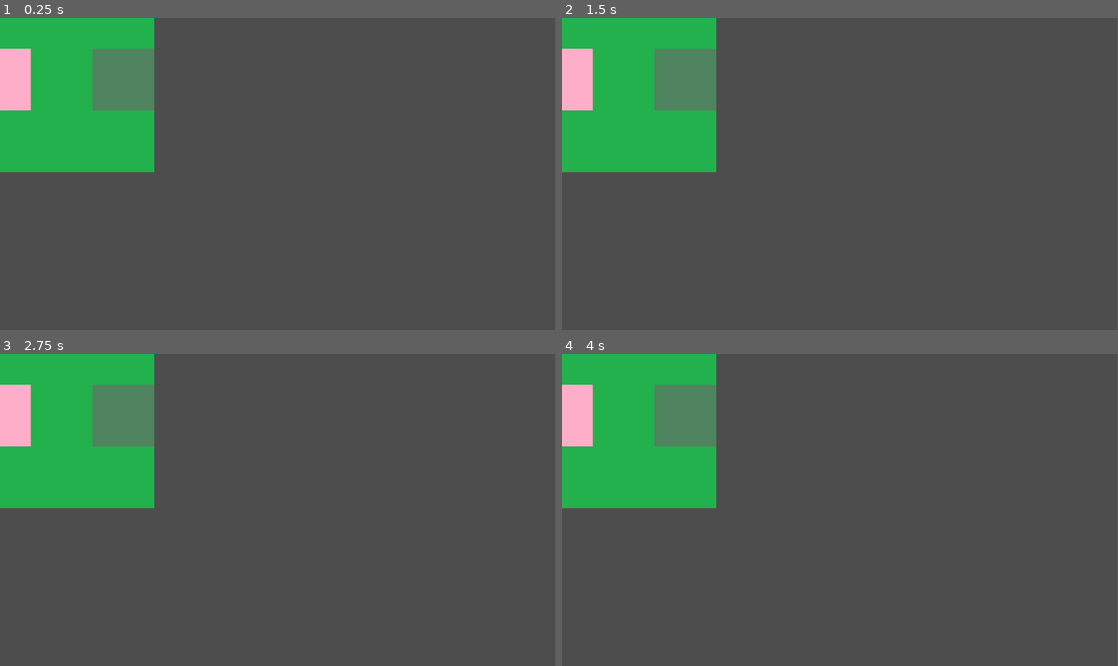
Above: before the commit, frames 1-4 (two rows, left to right).
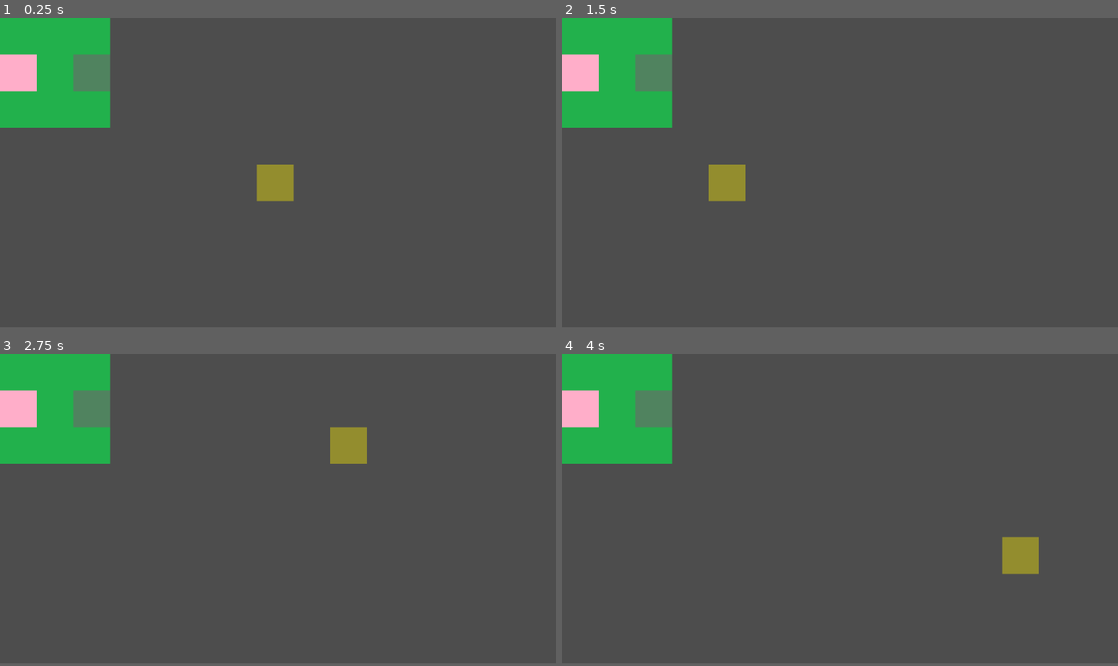
Above: after the commit, the same moments.

Repository: PlatinumSkink/Infantry-Wars-V1
Game: Godot game, scene res://scenes/generated_map.tscn
The game is run twice, just before and just after one commit, with the same random seed, the same clock (stepped at 60 frames per second) and the same inputs.
Inputs (mouse positions are in pixels of both pictures, inside the frame that each line leads up to):
- Up to frame 1 (0.25 s): no input
- Up to frame 2 (1.5 s): tap Enter at 0.5 s; move the mouse to (962, 158) at 0.52 s; press the mouse at (962, 158) at 0.53 s; tap Space at 1.25 s; move the mouse to (728, 189) at 1.27 s; release the mouse at (728, 189) at 1.28 s; click (728, 189) at 1.35 s
- Up to frame 3 (2.75 s): tap Enter at 2 s; move the mouse to (333, 441) at 2.02 s; press the mouse at (333, 441) at 2.03 s
- Up to frame 4 (4 s): tap Space at 2.75 s; move the mouse to (812, 572) at 2.77 s; release the mouse at (812, 572) at 2.78 s; click (812, 572) at 2.85 s; tap Enter at 3.5 s; move the mouse to (1006, 556) at 3.52 s; press the mouse at (1006, 556) at 3.53 s
In our replay, the window is 799x449 before the commit and 800x445 after it. These sizes can differ from the game's own. Grey fills any space a smaller window leaves; there, only what the larger window draws over its background counts as a difference.

The runs differ from the first frame. In frame 1, 8.8% of the frame differs, in the area x 0-53%, y 0-59%; in frame 2, 8.8%; in frame 3, 8.8%; in frame 4, 8.8%.

Commit message:
Generated map polishing

Diff:
--- a/project.godot
+++ b/project.godot
@@ -19,11 +19,22 @@
 
 Globals="*uid://c4x4vfsq07r6l"
 
+[display]
+
+window/size/viewport_width=1940
+window/size/viewport_height=1080
+window/stretch/mode="viewport"
+
 [input]
 
 click={
 "deadzone": 0.2,
 "events": [Object(InputEventMouseButton,"resource_local_to_scene":false,"resource_name":"","device":-1,"window_id":0,"a …(253 unchanged characters)…
+]
+}
+escape={
+"deadzone": 0.2,
+"events": [Object(InputEventKey,"resource_local_to_scene":false,"resource_name":"","device":-1,"window_id":0,"alt_pressed":false,"shift_pressed":false,"ctrl_pressed":false,"meta_pressed":false,"pressed":false,"keycode":0,"physical_keycode":4194305,"key_label":0,"unicode":0,"location":0,"echo":false,"script":null)
 ]
 }
 
--- a/scenes/generated_map.tscn
+++ b/scenes/generated_map.tscn
@@ -1,6 +1,13 @@
 [gd_scene format=3 uid="uid://bedpgwfvmyevf"]
 
 [ext_resource type="Script" uid="uid://vpes2426bhp6" path="res://scripts/generated_map.gd" id="1_h5ye1"]
+[ext_resource type="Texture2D" uid="uid://7ojey8136xtn" path="res://assets/PaintTerrain/Sand.png" id="2_l1oju"]
 
 [node name="GeneratedMap" type="Node2D" unique_id=1884705217]
 script = ExtResource("1_h5ye1")
+
+[node name="Zone" type="Sprite2D" parent="." unique_id=242972540]
+modulate = Color(1, 1, 1, 0.39215687)
+z_index = 1
+texture = ExtResource("2_l1oju")
+centered = false
--- a/scenes/terrain/forest.tscn
+++ b/scenes/terrain/forest.tscn
@@ -9,13 +9,13 @@
 hiding_defense = 3
 burnable = true
 fire_spread_chance = 20
-movement_cost = Dictionary[int, float]({
+movement_cost = Dictionary[Variant, float]({
 0: 1.5,
 1: 99.0,
 2: 3.0,
 3: 1.0
 })
-leave_cost = Dictionary[int, float]({
+leave_cost = Dictionary[Variant, float]({
 0: 1.5,
 2: 3.0
 })
@@ -23,3 +23,4 @@
 
 [node name="Sprite2D" type="Sprite2D" parent="." unique_id=332614463]
 texture = ExtResource("2_cmrm6")
+centered = false
--- a/scenes/terrain/grass.tscn
+++ b/scenes/terrain/grass.tscn
@@ -5,10 +5,11 @@
 
 [node name="Grass" type="Node2D" unique_id=39435083]
 script = ExtResource("1_c7w34")
+terrain_type = 1
 hiding_defense = 1
 burnable = true
 fire_spread_chance = 30
-movement_cost = Dictionary[int, float]({
+movement_cost = Dictionary[Variant, float]({
 0: 1.0,
 1: 1.5,
 2: 1.0,
@@ -18,3 +19,4 @@
 
 [node name="Sprite2D" type="Sprite2D" parent="." unique_id=332614463]
 texture = ExtResource("2_stx5y")
+centered = false
--- a/scenes/terrain/indoors.tscn
+++ b/scenes/terrain/indoors.tscn
@@ -5,12 +5,13 @@
 
 [node name="Indoors" type="Node2D" unique_id=39435083]
 script = ExtResource("1_630qq")
+terrain_type = 2
 defense = 2
 hiding_defense = 3
 burnable = true
 zero_defense_if_in_same_terrain = true
 fire_spread_chance = 10
-movement_cost = Dictionary[int, float]({
+movement_cost = Dictionary[Variant, float]({
 0: 1.0,
 1: 99.0,
 2: 99.0,
@@ -20,3 +21,4 @@
 
 [node name="Sprite2D" type="Sprite2D" parent="." unique_id=332614463]
 texture = ExtResource("2_630qq")
+centered = false
--- a/scenes/terrain/mud.tscn
+++ b/scenes/terrain/mud.tscn
@@ -5,13 +5,14 @@
 
 [node name="Mud" type="Node2D" unique_id=39435083]
 script = ExtResource("1_4qur5")
-movement_cost = Dictionary[int, float]({
+terrain_type = 3
+movement_cost = Dictionary[Variant, float]({
 0: 2.0,
 1: 4.0,
 2: 1.0,
 3: 1.0
 })
-leave_cost = Dictionary[int, float]({
+leave_cost = Dictionary[Variant, float]({
 0: 2.0,
 1: 4.0
 })
@@ -19,3 +20,4 @@
 
 [node name="Sprite2D" type="Sprite2D" parent="." unique_id=332614463]
 texture = ExtResource("2_4qur5")
+centered = false
--- a/scenes/terrain/road.tscn
+++ b/scenes/terrain/road.tscn
@@ -5,7 +5,8 @@
 
 [node name="Road" type="Node2D" unique_id=39435083]
 script = ExtResource("1_8y7ub")
-movement_cost = Dictionary[int, float]({
+terrain_type = 4
+movement_cost = Dictionary[Variant, float]({
 0: 1.0,
 1: 1.0,
 2: 1.0,
@@ -15,3 +16,4 @@
 
 [node name="Sprite2D" type="Sprite2D" parent="." unique_id=332614463]
 texture = ExtResource("2_8y7ub")
+centered = false
--- a/scenes/terrain/rock.tscn
+++ b/scenes/terrain/rock.tscn
@@ -5,7 +5,8 @@
 
 [node name="Rock" type="Node2D" unique_id=39435083]
 script = ExtResource("1_4f4bo")
-movement_cost = Dictionary[int, float]({
+terrain_type = 5
+movement_cost = Dictionary[Variant, float]({
 0: 99.0,
 1: 99.0,
 2: 99.0,
@@ -15,3 +16,4 @@
 
 [node name="Sprite2D" type="Sprite2D" parent="." unique_id=332614463]
 texture = ExtResource("2_4f4bo")
+centered = false
--- a/scenes/terrain/ruins.tscn
+++ b/scenes/terrain/ruins.tscn
@@ -5,7 +5,8 @@
 
 [node name="Ruins" type="Node2D" unique_id=39435083]
 script = ExtResource("1_d21gt")
-movement_cost = Dictionary[int, float]({
+terrain_type = 6
+movement_cost = Dictionary[Variant, float]({
 0: 99.0,
 1: 99.0,
 2: 99.0,
@@ -15,3 +16,4 @@
 
 [node name="Sprite2D" type="Sprite2D" parent="." unique_id=332614463]
 texture = ExtResource("2_d21gt")
+centered = false
--- a/scenes/terrain/sand.tscn
+++ b/scenes/terrain/sand.tscn
@@ -5,14 +5,15 @@
 
 [node name="Sand" type="Node2D" unique_id=39435083]
 script = ExtResource("1_g2ogw")
+terrain_type = 7
 hiding_defense = 1
-movement_cost = Dictionary[int, float]({
+movement_cost = Dictionary[Variant, float]({
 0: 1.0,
 1: 3.0,
 2: 1.5,
 3: 1.0
 })
-leave_cost = Dictionary[int, float]({
+leave_cost = Dictionary[Variant, float]({
 1: 3.0,
 2: 1.5
 })
@@ -20,3 +21,4 @@
 
 [node name="Sprite2D" type="Sprite2D" parent="." unique_id=332614463]
 texture = ExtResource("2_g2ogw")
+centered = false
--- a/scenes/terrain/tall_grass.tscn
+++ b/scenes/terrain/tall_grass.tscn
@@ -5,11 +5,12 @@
 
 [node name="TallGrass" type="Node2D" unique_id=39435083]
 script = ExtResource("1_6m6jd")
+terrain_type = 8
 defense = 1
 hiding_defense = 2
 burnable = true
 fire_spread_chance = 30
-movement_cost = Dictionary[int, float]({
+movement_cost = Dictionary[Variant, float]({
 0: 1.5,
 1: 2.0,
 2: 1.0,
@@ -19,3 +20,4 @@
 
 [node name="Sprite2D" type="Sprite2D" parent="." unique_id=332614463]
 texture = ExtResource("2_6m6jd")
+centered = false
--- a/scenes/terrain/thicket.tscn
+++ b/scenes/terrain/thicket.tscn
@@ -5,9 +5,10 @@
 
 [node name="Thicket" type="Node2D" unique_id=39435083]
 script = ExtResource("1_hhjft")
+terrain_type = 9
 burnable = true
 fire_spread_chance = 20
-movement_cost = Dictionary[int, float]({
+movement_cost = Dictionary[Variant, float]({
 0: 99.0,
 1: 99.0,
 2: 99.0,
@@ -17,3 +18,4 @@
 
 [node name="Sprite2D" type="Sprite2D" parent="." unique_id=332614463]
 texture = ExtResource("2_hhjft")
+centered = false
--- a/scenes/terrain/trench.tscn
+++ b/scenes/terrain/trench.tscn
@@ -5,16 +5,17 @@
 
 [node name="Trench" type="Node2D" unique_id=39435083]
 script = ExtResource("1_536tb")
+terrain_type = 10
 defense = 4
 hiding_defense = 4
 zero_defense_if_in_same_terrain = true
-movement_cost = Dictionary[int, float]({
+movement_cost = Dictionary[Variant, float]({
 0: 1.0,
 1: 1.0,
 2: 1.0,
 3: 1.0
 })
-leave_cost = Dictionary[int, float]({
+leave_cost = Dictionary[Variant, float]({
 0: 2.0,
 1: 99.0,
 2: 5.0
@@ -23,3 +24,4 @@
 
 [node name="Sprite2D" type="Sprite2D" parent="." unique_id=332614463]
 texture = ExtResource("2_536tb")
+centered = false
--- a/scenes/terrain/wasteland.tscn
+++ b/scenes/terrain/wasteland.tscn
@@ -5,8 +5,9 @@
 
 [node name="Wasteland" type="Node2D" unique_id=39435083]
 script = ExtResource("1_iw2v3")
+terrain_type = 11
 hiding_defense = 1
-movement_cost = Dictionary[int, float]({
+movement_cost = Dictionary[Variant, float]({
 0: 1.0,
 1: 1.5,
 2: 1.0,
@@ -16,3 +17,4 @@
 
 [node name="Sprite2D" type="Sprite2D" parent="." unique_id=332614463]
 texture = ExtResource("2_iw2v3")
+centered = false
--- a/scenes/terrain/water.tscn
+++ b/scenes/terrain/water.tscn
@@ -5,10 +5,11 @@
 
 [node name="Water" type="Node2D" unique_id=39435083]
 script = ExtResource("1_m067l")
+terrain_type = 12
 defense = 1
 hiding_defense = 1
 disbles_attacking = true
-movement_cost = Dictionary[int, float]({
+movement_cost = Dictionary[Variant, float]({
 0: 2.0,
 1: 99.0,
 2: 99.0,
@@ -18,3 +19,4 @@
 
 [node name="Sprite2D" type="Sprite2D" parent="." unique_id=332614463]
 texture = ExtResource("2_m067l")
+centered = false
--- a/scripts/generated_map.gd
+++ b/scripts/generated_map.gd
@@ -35,22 +35,60 @@
 	[2, 1, 0],
 	[1, 1, 1],
 ]
+var map_width: int = 0
+var map_height: int = 0
+var tile_map = []
 
 var pixels: int = 128
-var plus: int = 200
+
+@onready var zone: Sprite2D = $Zone
 
 func _ready() -> void:
 	build_map(test_map)
 
 func build_map(map) -> void:
+	map_height = len(map)
+	map_width = len(map[0])
 	var y: int = 0
 	for row in map:
 		var x: int = 0
+		var new_row = []
 		for tile in row:
 			var resource = terrain_dictionary[tile]
 			var instance = resource.instantiate()
 			instance.position = Vector2(x * pixels, y * pixels)
 			add_child(instance)
-			print("x: " + str(x) + ". y: " + str(y))
+			new_row.append(instance)
 			x += 1
 		y += 1
+		tile_map.append(new_row)
+
+# Called every frame. 'delta' is the elapsed time since the previous frame.
+func _process(_delta: float) -> void:
+	var mousePos: Vector2 = get_global_mouse_position()
+	var x = floorf(mousePos.x / pixels)
+	var y = floorf(mousePos.y / pixels)
+	#if is_in_bounds(x, y):
+	zone.position = Vector2(x * pixels, y * pixels)
+	#else:
+		#zone.position.x = -500
+
+func get_mouse_grid_coordinate() -> Vector2:
+	var mousePos: Vector2 = get_global_mouse_position()
+	var x = floorf(mousePos.x / pixels)
+	var y = floorf(mousePos.y / pixels)
+	return Vector2(x, y)
+
+func is_in_bounds(x: int, y: int) -> bool:
+	return x < map_width && y < map_height && x > -1 && y > -1
+
+
+func _input(event) -> void: # When an action happened.
+	if event.is_action_pressed("click"):
+		var grid_pos = get_mouse_grid_coordinate()
+		if is_in_bounds(grid_pos.x, grid_pos.y):
+			var terrain = tile_map[grid_pos.x][grid_pos.y]
+			print("terrain: " + str(terrain.terrain_type))
+
+	if event.is_action_pressed("escape"):
+		get_tree().quit()
--- a/scripts/terrain.gd
+++ b/scripts/terrain.gd
@@ -1,6 +1,7 @@
 class_name Terrain
 extends Node2D
 
+@export var terrain_type: Global.Terrain
 @export var defense: int = 0
 @export var hiding_defense: int = 0
 @export var burnable: bool
